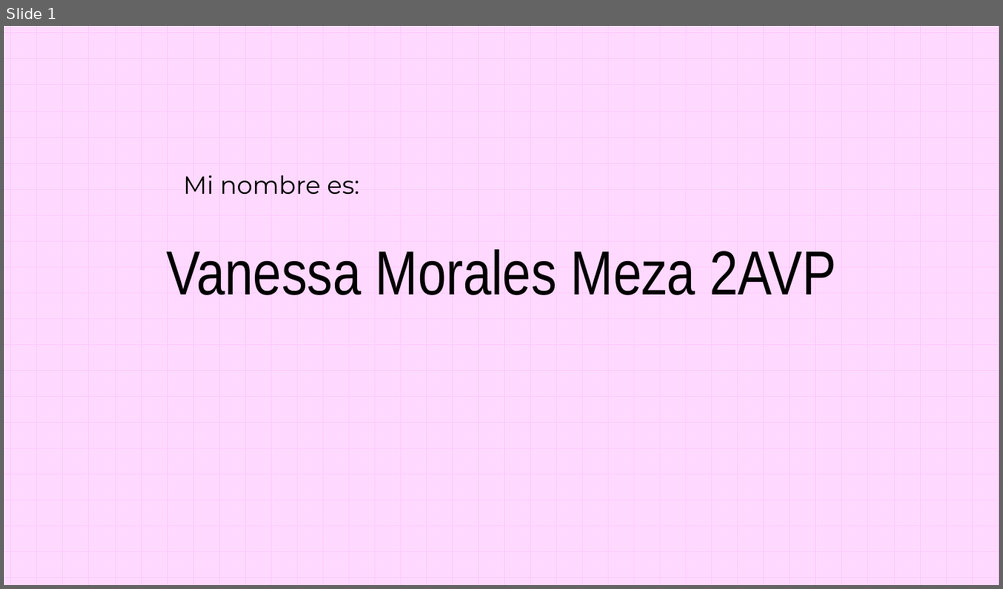
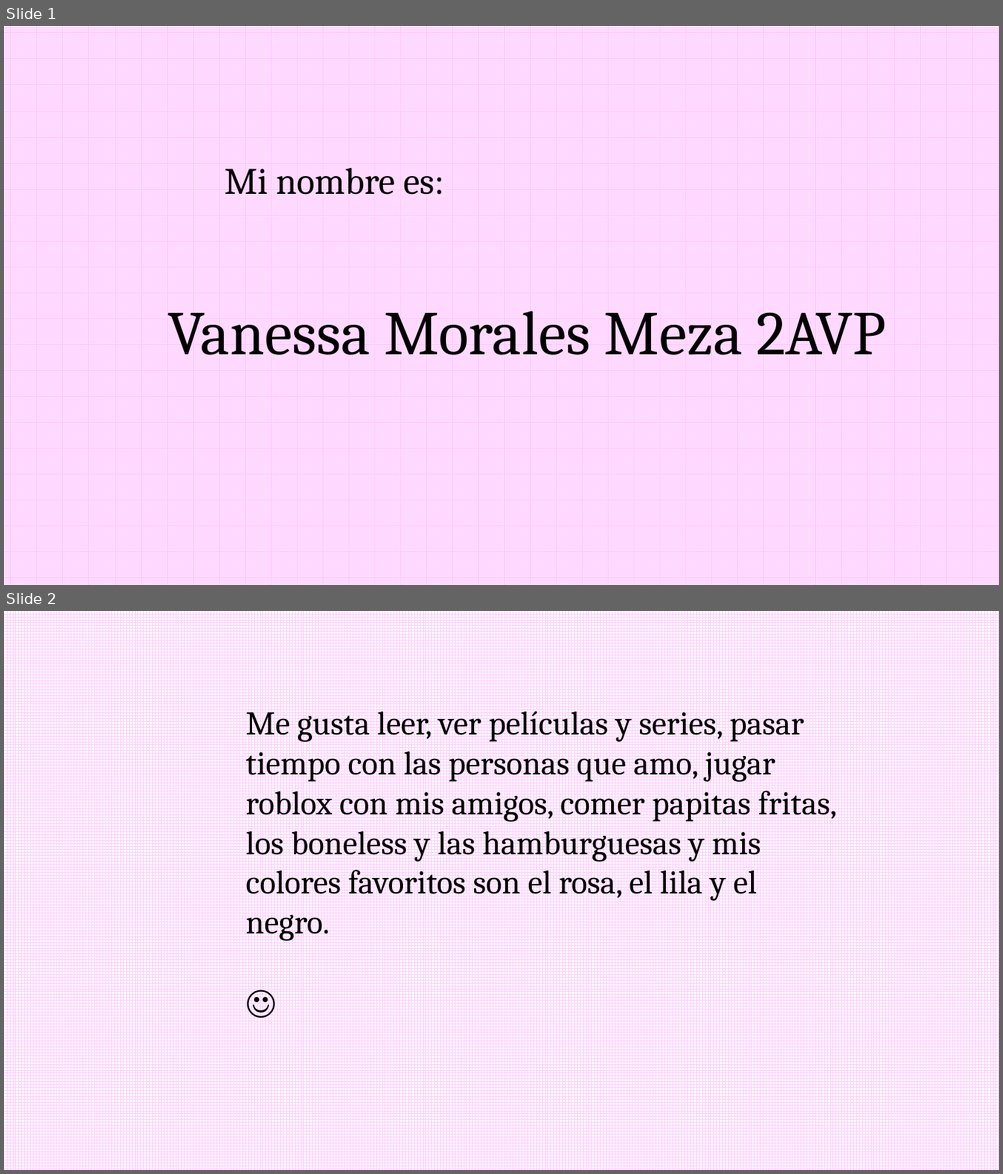
Before and after one commit to vanessavl7/culturadigital2, a slide deck: parcial 1/Practica 2.pptx. Shown one above the other, each under a label of ours: slide 1 before the commit, slides 1 and 2 after it. The pictures are 1003x589 and 1003x1174 pixels, drawn with LibreOffice and Linux fonts; fonts in the diff are those of the drawing. Boxes give left, top, right and bottom in pixels: in the first picture for what was removed or moved away, otherwise in the second. Text is boxed around its words. In the diff, an @@ line names an element or a change of style, - is before the commit and + after.

```diff
--- a/parcial 1/Practica 2.pptx
+++ b/parcial 1/Practica 2.pptx
@@ slide 2 added at [4,611,999,1170], background pattern #FFCCFF on #FFFFFF @@
@@ text added at [246,704,837,942], 32 pt, text #000000 @@
+Me gusta leer, ver películas y series, pasar tiempo con las personas que amo, jugar roblox con mis amigos, comer papitas fritas, los boneless y las hamburguesas y mis colores favoritos son el rosa, el lila y el negro.
+☺
@@ slide 1 changed as well @@
@@ subtitle "Mi nombre es:": place and size @@
-subtitle "Mi nombre es:" at [183,170,359,200]
+subtitle "Mi nombre es:" at [225,159,444,201]
@@ subtitle "Mi nombre es:" at [225,159,444,201]: size 24 to 36 pt, font Montserrat to Cambria @@
@@ title "Vanessa Morales Meza 2AVP": place and size @@
-title "Vanessa Morales Meza 2AVP" at [166,245,836,305]
+title "Vanessa Morales Meza 2AVP" at [168,298,885,369]
@@ title "Vanessa Morales Meza 2AVP" at [168,298,885,369]: font Arial Narrow to Cambria @@
```
Also in this commit, not shown: 1 other slide added.
